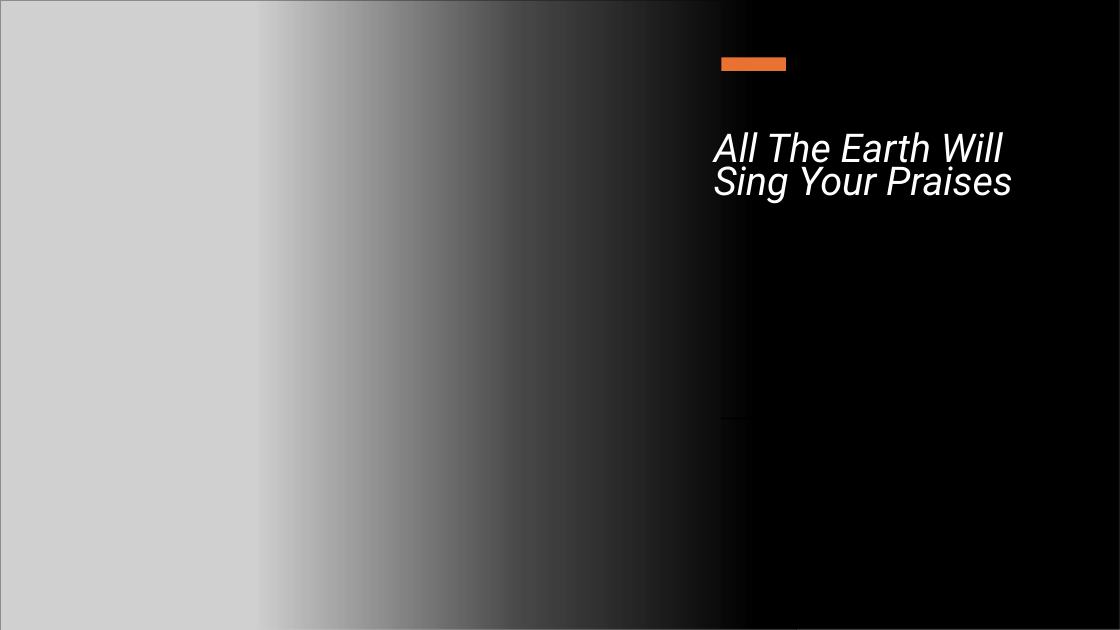
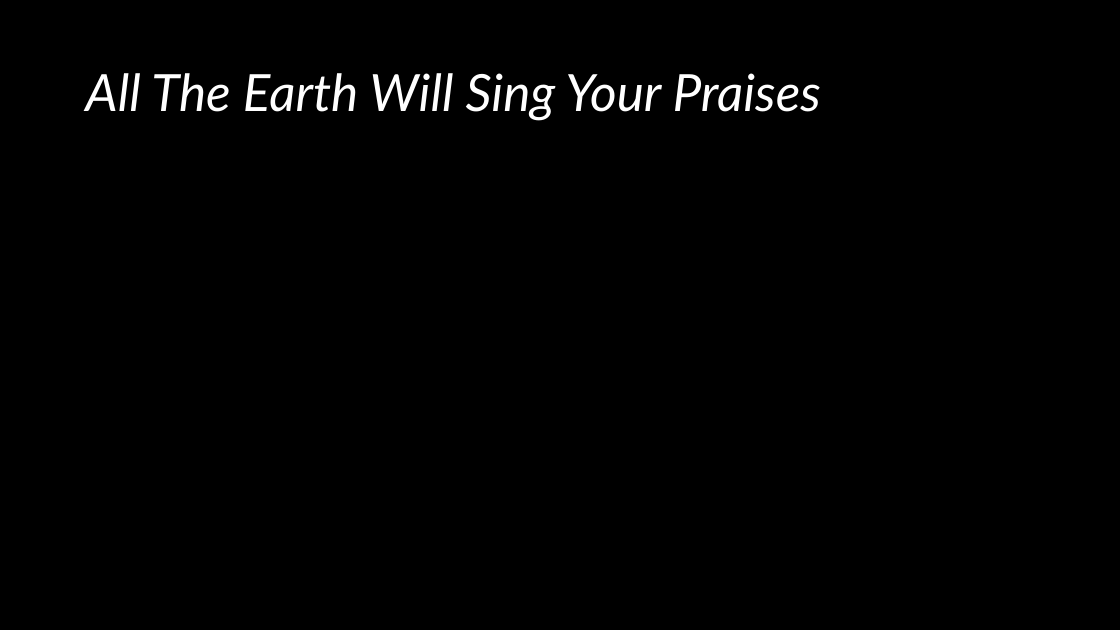
Before and after one commit to kendall412/worship, a slide deck: slide 1 of 2026-04-03 El Camino Set (CHORDS).pptx. Drawn at 1120x630 pixels with LibreOffice and Linux fonts; fonts in the diff are those of the drawing; grey boxes stand for pictures. Boxes give left, top, right and bottom in pixels: in the first picture for what was removed or moved away, otherwise in the second. Text is boxed around its words. In the diff, an @@ line names an element or a change of style, - is before the commit and + after.

```diff
--- a/2026-04-03 El Camino Set (CHORDS).pptx
+++ b/2026-04-03 El Camino Set (CHORDS).pptx
@@ background #FFFFFF to #000000 @@
@@ picture removed at (0,0,797,630) @@
@@ rectangle removed at (256,0,1120,630) @@
@@ title "All The Earth Will Sing ...": place and size @@
-title "All The Earth Will Sing ..." at (714,132,1013,204)
+title "All The Earth Will Sing ..." at (85,73,821,120)
@@ title "All The Earth Will Sing ..." at (85,73,821,120): size 34 to 44 pt, font Roboto to Lato; line spacing 0.7 to 0.9; less space between paragraphs; vertical alignment top to middle @@
@@ rectangle removed at (721,58,786,71) @@
```
Also in this commit, not shown: 5 other slides changed, 1 other file.
